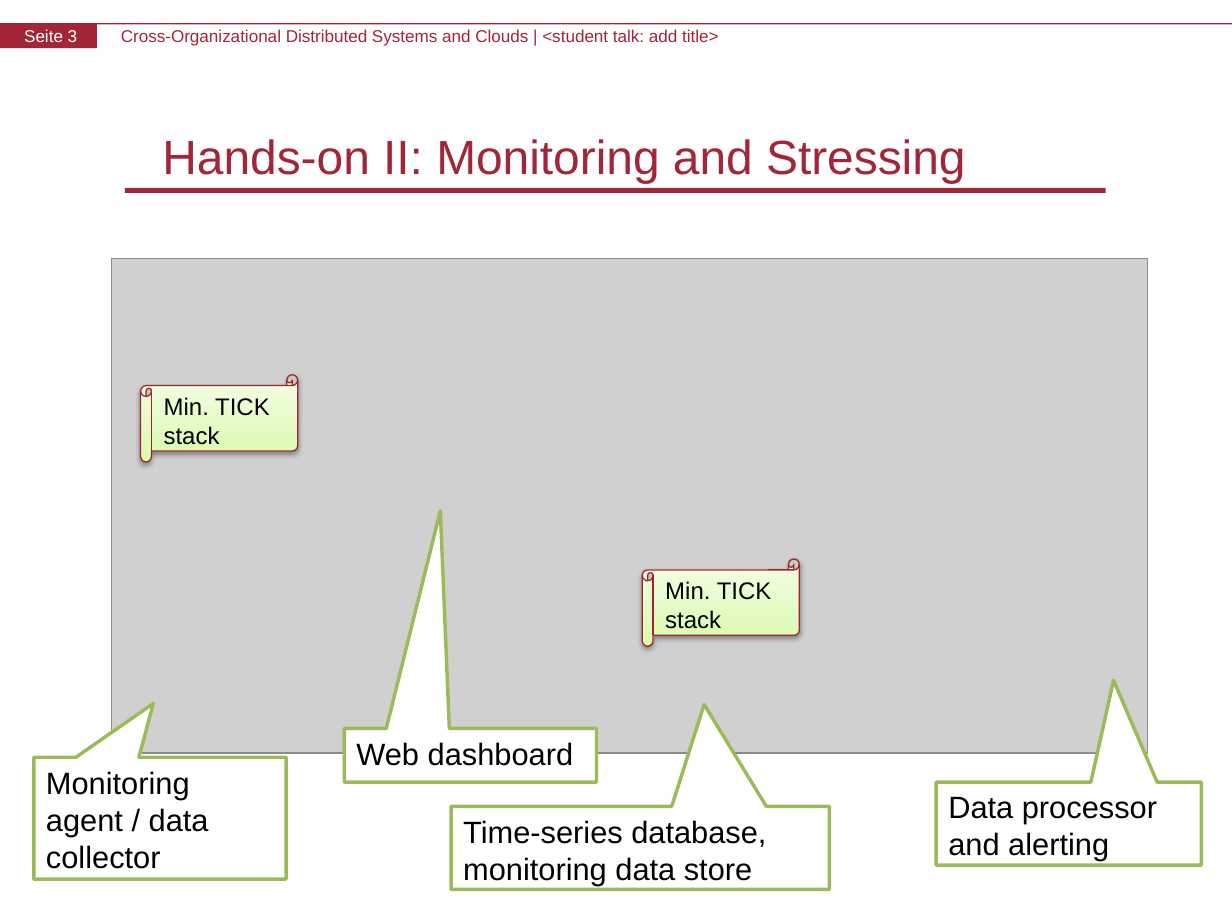
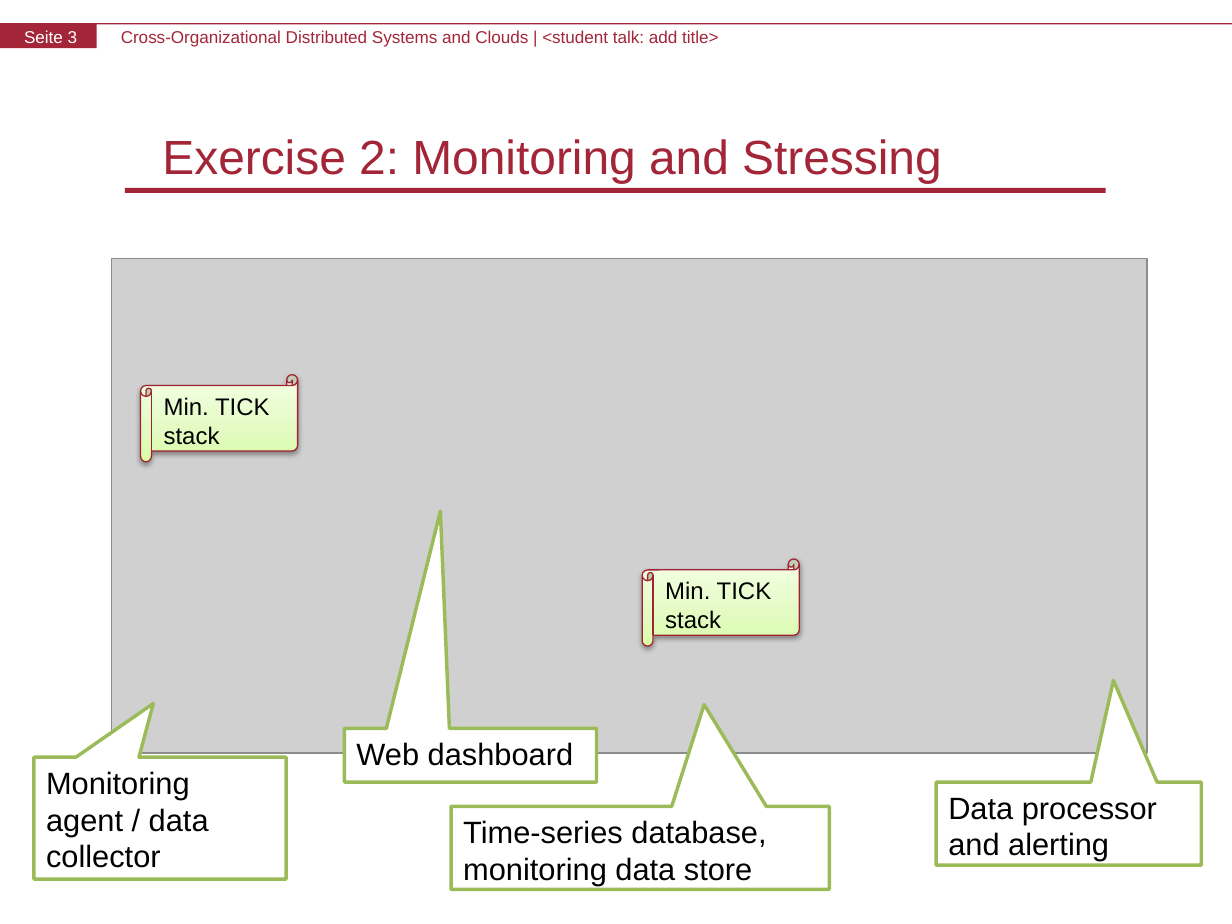
Before and after one commit to cha87de/clouds-exercises, a slide deck: slide 3 of ex-2/solution.pptx. Drawn at 1232x924 pixels with LibreOffice and Linux fonts; fonts in the diff are those of the drawing; grey boxes stand for pictures. Boxes give left, top, right and bottom in pixels: in the first picture for what was removed or moved away, otherwise in the second. Text is boxed around its words. In the diff, an @@ line names an element or a change of style, - is before the commit and + after.

```diff
--- a/ex-2/solution.pptx
+++ b/ex-2/solution.pptx
@@ text at (162, 139, 942, 183): text changed @@
-Hands-on II: Monitoring and Stressing
+Exercise 2: Monitoring and Stressing
```
Also in this commit, not shown: 4 other slides changed, 5 other files.
